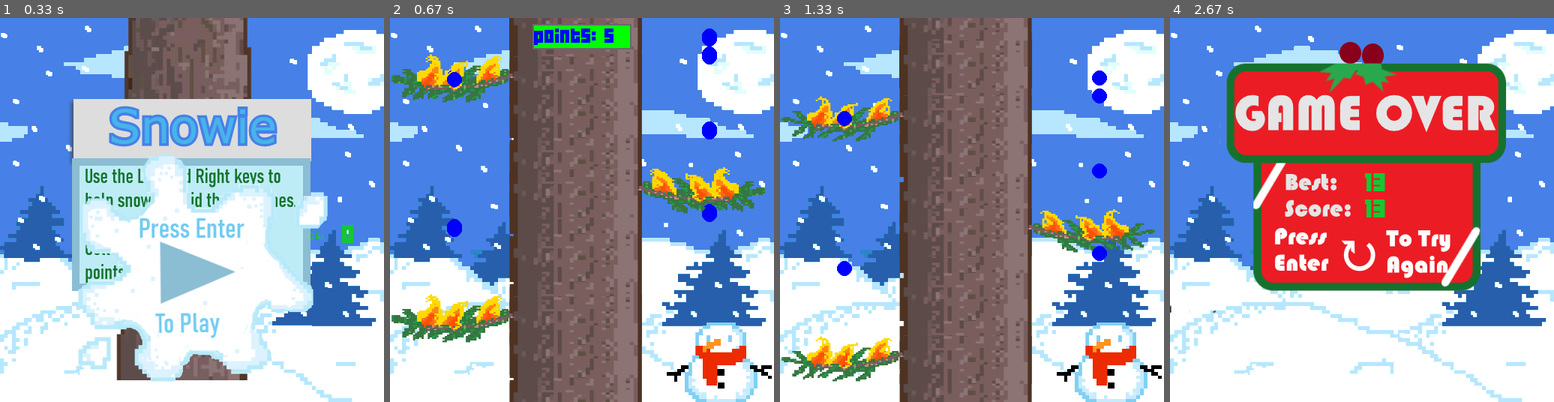
Above: before the commit, frames 1-4 (left to right).
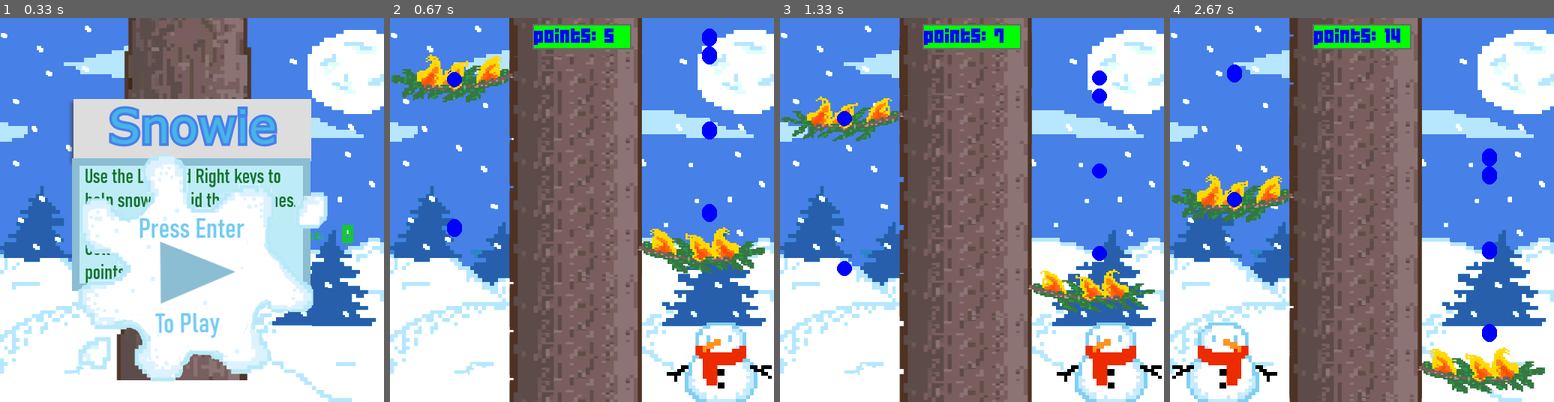
Above: after the commit, the same moments.

Repository: HeyItsBethany3/Game-Project
Game: pygame game, started from game.py
Same seed, same stepped clock (60 frames per second), same inputs: the game is played once before the commit and once after it.
Inputs:
- Up to frame 1 (0.33 s): no input
- Up to frame 2 (0.67 s): tap Enter at 0.33 s
- Up to frame 3 (1.33 s): no input
- Up to frame 4 (2.67 s): hold Left 1.67-2.2 s

Frame 1 is identical in both runs. In frame 2, 8.2% of the frame differs, in the area x 0-98%, y 38-86%; in frame 3, 8.6%; in frame 4, 58%, in the area x 0-98%, y 0-100%.

Commit message:
Branches random

Diff:
--- a/game.py
+++ b/game.py
@@ -9,6 +9,7 @@
 from PPlay.gameimage import GameImage
 from scorer import Scorer
 from highscoremanager import ScoreManager
+from random import randint
 
 import pygame
 import os
@@ -26,7 +27,7 @@
 sHeight = 512 # screen height
 
 window = Window(sWidth, sHeight)
-window.set_title('SnowMan')
+window.set_title('Snowman')
 
 score_manager = ScoreManager() # Stores high score
 scorer = Scorer(window) # Calculates score
@@ -37,7 +38,6 @@
 TreeStartWidth = (sWidth-TreeWidth)//2 # left coordinate where tree starts
 
 # Define branch variables
-branchWidth = TreeWidth*3
 branchHeight = sHeight//40
 
 # Define snowman variables
@@ -55,7 +55,7 @@
     tree_types = ('sprite/branches/right.png',
                        'sprite/branches/left.png',
                        'sprite/branches/middle.png')
-
+    endOfScreen = False
 
     def __init__(self,y, pos):
         self.y = y # height from top of screen
@@ -80,9 +80,7 @@
         self.texture.set_position(x, y)
 
     def paint(self):
-
-        self.texture.set_position(0, self.y)
-        # If branch has position left, draw to left of tree
+        self.set_position(0,self.y)
         self.texture.draw()
 
     def move(self, snowmanPos):
@@ -102,6 +100,7 @@
             # Branch starts at top of screen again
             self.y = -50  # change to 64?
             self.paint()
+            self.endOfScreen = True
         else:
             # Branch moves down visually
             self.y += self.changeY
@@ -120,7 +119,7 @@
 
     def paint(self):
         # Draws snowman on correct side of tree
-        global screen
+
         if self.pos == "left":
             self.sprites[0].draw()
 
@@ -147,10 +146,6 @@
     def move(self, snowmanPos):
         global bgColour, flakeColour, points
 
-
-        # Hide current snowflake
-        #self.paint(bgColour)
-
         newY = self.y + self.changeY
         # lower bound for branch y value
         lowerBound = newY + branchHeight
@@ -171,6 +166,92 @@
             self.paint(flakeColour)
 
 
+def paintEverything():
+    background.draw()
+
+    snowman.paint()
+
+    for item in tree:
+        item.paint()
+
+    for item in branches:
+        item.paint()
+
+    flake1.paint(flakeColour)
+    flake2.paint(flakeColour)
+    flake3.paint(flakeColour)
+    flake4.paint(flakeColour)
+    flake5.paint(flakeColour)
+    flake6.paint(flakeColour)
+
+    scorer.draw()
+
+    pygame.display.flip()
+
+
+def moveEverything():
+
+    for item in tree:
+        item.move(snowman.pos)
+
+    # Move branches
+    for index, item in enumerate(branches):
+        item.move(snowman.pos)
+        #If reaches end of screen, delete branch
+        if item.endOfScreen:
+            del branches[index]
+
+
+    # Move snowflakes
+    flake1.move(snowman.pos)
+    flake2.move(snowman.pos)
+    flake3.move(snowman.pos)
+    flake4.move(snowman.pos)
+    flake5.move(snowman.pos)
+    flake6.move(snowman.pos)
+
+    scorer.draw()
+    pygame.display.flip()
+
+
+
+def add_branches():
+
+    side = []
+    yValue = []
+    numToAdd = 3
+    for i in range(numToAdd):
+        side.append(randint(0,1))
+
+        if i == 1:
+            yValue.append(randint(-512,0))
+        else:
+            while True:
+                newY = randint(-512, 0)
+                okayPosition = True
+                # At the moment this code is not doing anything
+                for x in range(i-1):
+                    if abs(newY-yValue[x]) < 200:
+                        okayPosition = False
+                        #print(abs(newY-yValue[x]))
+                """
+                for item in branches:
+                    if abs(newY-item.y) < 200:
+                        okayPosition = False
+                """
+
+                if okayPosition:
+                    yValue.append(newY)
+                    break
+
+
+    if len(branches) < 2:
+        for i in range(numToAdd):
+            if side[i] == 0: # left branch
+                branches.append(Branches(yValue[i], "left"))
+            else:
+                branches.append(Branches(yValue[i], "right"))
+
 
 # Main code
 
@@ -179,21 +260,14 @@
 screen = pygame.display.set_mode((sWidth, sHeight))
 
 # Specify colours
-bgColour = pygame.Color("white")
-treeColour = pygame.Color("green")
-snowmanColour = pygame.Color("red")
 flakeColour = pygame.Color("blue")
 
-# Colour the background
-#screen.fill(bgColour)
-#background.draw()
-
-# Create branches
-fromTop = 20 # Distance initially from top of screen
-branch1 = Branches(fromTop, "left")
-branch2 = Branches(fromTop+150, "right")
-branch3 = Branches(fromTop+320, "left")
 snowman = Snowman("right")
+
+# Create initial branches
+branches = []
+branches.append(Branches(20, "left"))
+branches.append(Branches(250, "right"))
 
 
 # Create snowflakes
@@ -218,52 +292,6 @@
 
 
 
-def paintEverything():
-    background.draw()
-
-    snowman.paint()
-
-    for item in tree:
-        item.paint()
-
-    branch1.paint()
-    branch2.paint()
-    branch3.paint()
-
-
-    flake1.paint(flakeColour)
-    flake2.paint(flakeColour)
-    flake3.paint(flakeColour)
-    flake4.paint(flakeColour)
-    flake5.paint(flakeColour)
-    flake6.paint(flakeColour)
-
-    pygame.display.flip()
-
-
-def moveEverything():
-
-    for item in tree:
-        item.move(snowman.pos)
-
-
-    # Move branches
-    branch1.move(snowman.pos)
-    branch2.move(snowman.pos)
-    branch3.move(snowman.pos)
-
-
-    # Move snowflakes
-    flake1.move(snowman.pos)
-    flake2.move(snowman.pos)
-    flake3.move(snowman.pos)
-    flake4.move(snowman.pos)
-    flake5.move(snowman.pos)
-    flake6.move(snowman.pos)
-    pygame.display.flip()
-
-
-
 # Sets the speed of program
 clock = pygame.time.Clock()
 clock.tick(40)
@@ -285,6 +313,9 @@
 
         elif pygame.key.get_pressed()[pygame.K_RIGHT]:
                 snowman.pos = "right"
+
+        # Add branches if necessary
+        add_branches()
 
         # Update background
         paintEverything()
@@ -303,8 +334,6 @@
             # Lose health but gain points over time
             scorer.add_points()
             scorer.update()
-
-        scorer.draw()
 
         if not scorer.snowie_alive():
             game_state = 0 # Game over
@@ -329,7 +358,7 @@
 
             # Initial graphics
             paintEverything()
-            scorer.draw()
+
 
     elif game_state == 0:
         # Game over
@@ -357,11 +386,11 @@
             counter = 1 # time starts now
 
             # Re-initialise objects
-            fromTop = 20 # Distance initially from top of screen
-            branch1 = Branches(fromTop, "left")
-            branch2 = Branches(fromTop+150, "right")
-            branch3 = Branches(fromTop+320, "left")
             snowman = Snowman("right")
+
+            branches = []
+            branches.append(Branches(20, "left"))
+            branches.append(Branches(250, "right"))
 
             # Create snowflakes
             flake1 = Snowflake(50, "left")
@@ -375,7 +404,7 @@
 
             scorer = Scorer(window)
             record_checked = False
-            scorer.draw()
+
 
         pygame.display.flip()
 
